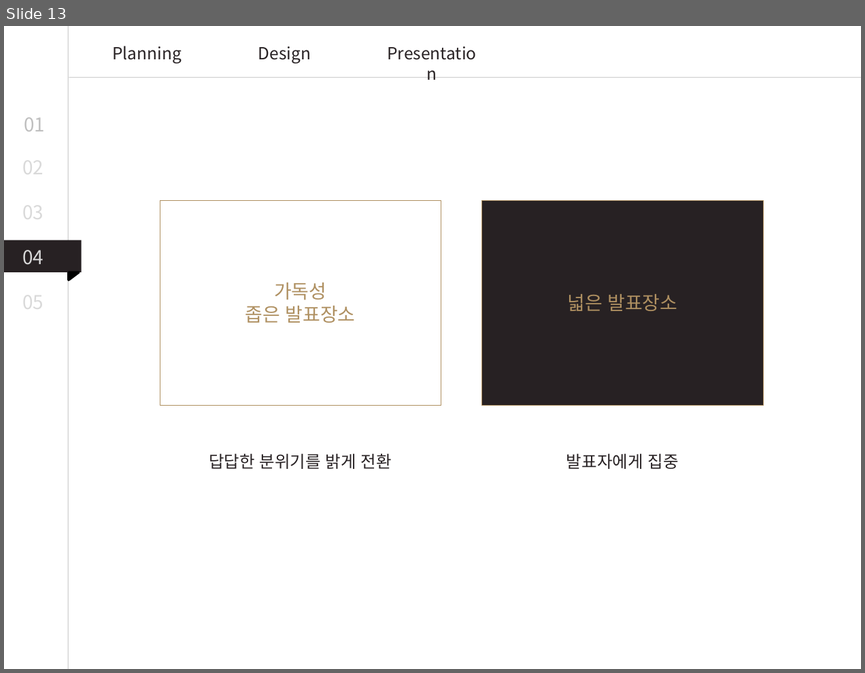
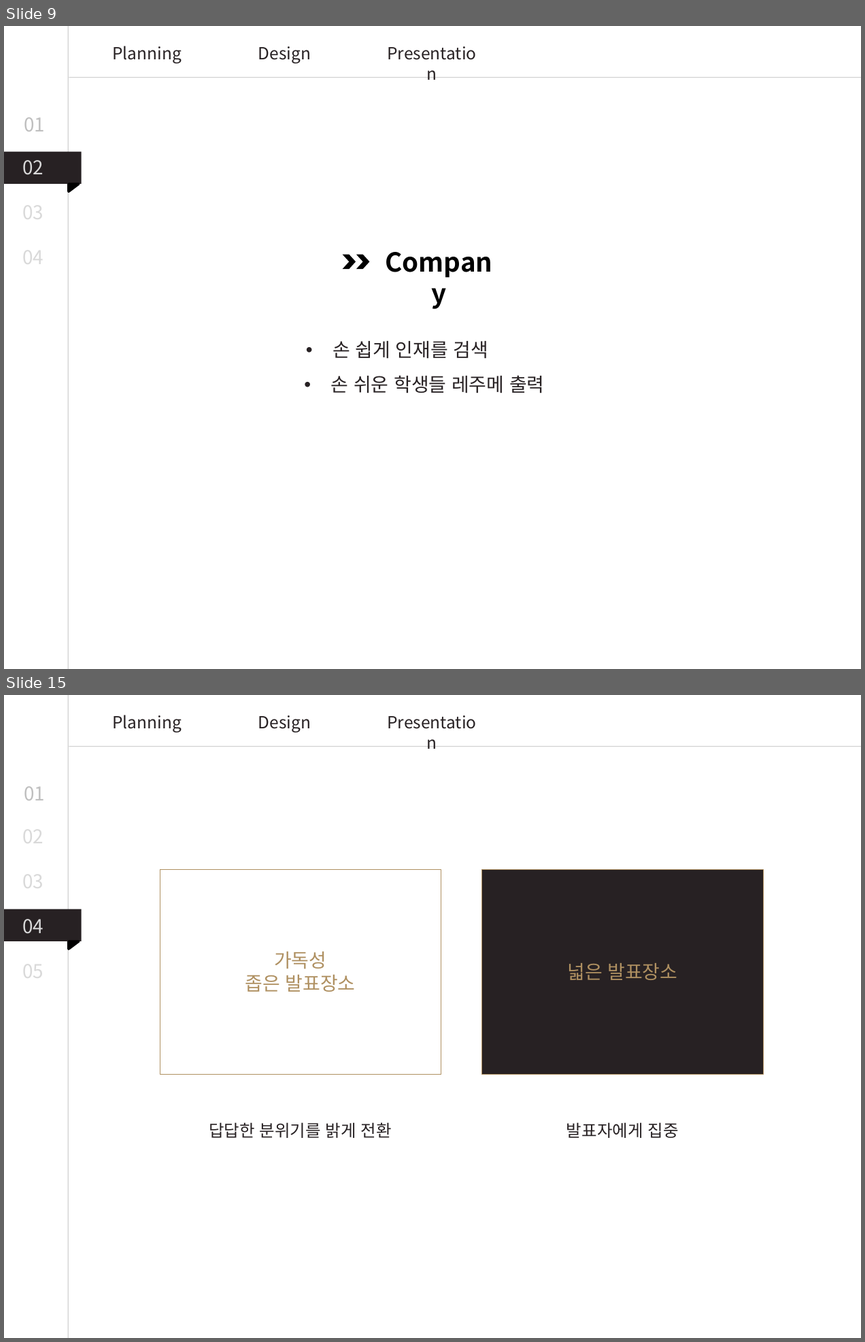
Before and after one commit to byh020907/2uzubook, a slide deck: Presentation/PPT템플릿_강의안.pptx. Shown one above the other, each under a label of ours: slide 13 before the commit, slides 9 and 15 after it; the slides between them are not shown. The pictures are 865x673 and 865x1342 pixels, drawn with LibreOffice and Linux fonts; fonts in the diff are those of the drawing. Boxes give left, top, right and bottom in pixels: in the first picture for what was removed or moved away, otherwise in the second. Text is boxed around its words. In the diff, an @@ line names an element or a change of style, - is before the commit and + after.

```diff
--- a/Presentation/PPT템플릿_강의안.pptx
+++ b/Presentation/PPT템플릿_강의안.pptx
@@ slide 9 added at (4,26,861,669), background #FFFFFF @@
@@ line added from (68, 26) to (68, 669), #A6A6A6 0.75 pt @@
@@ text added at (112,46,181,63), 14 pt, text #272123 @@
+Planning
@@ text added at (377,39,486,68), 14 pt, text #272123 @@
+Presentation
@@ text added at (258,46,311,63), 14 pt, text #272123 @@
+Design
@@ line added from (861, 78) to (69, 78), #A6A6A6 0.75 pt @@
@@ text added at (24,117,45,131), 16 pt, text #BFBFBF @@
+01
@@ rectangle added at (4,152,81,184), fill #272123 @@
@@ text added at (22,160,43,175), 16 pt, text #D9D9D9 @@
+02
@@ right triangle added at (69,184,79,192), fill #000000, outline #000000 2 pt @@
@@ text added at (22,197,43,225), 16 pt, text #D9D9D9 @@
+03
@@ text added at (22,242,43,270), 16 pt, text #D9D9D9 @@
+04
@@ text added at (373,241,504,281), 22 pt, text #000000, bold @@
+Company
@@ chevron added at (343,254,356,269), fill #000000 @@
@@ chevron added at (356,254,369,269), fill #000000 @@
@@ text added at (332,341,488,359), 16 pt, text #272123 @@
+• 손 쉽게 인재를 검색
@@ text added at (331,375,544,393), 16 pt, text #272123 @@
+• 손 쉬운 학생들 레주메 출력
@@ what was slide 13 is now slide 15 @@
```
Also in this commit, not shown: 8 slides changed, 5 other slides added, 4 slides removed.
